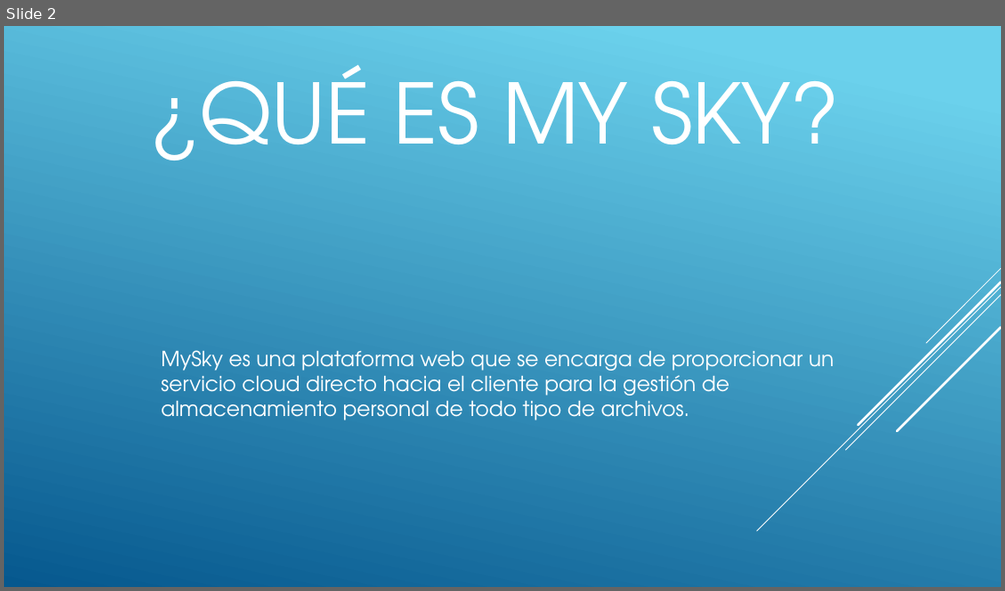
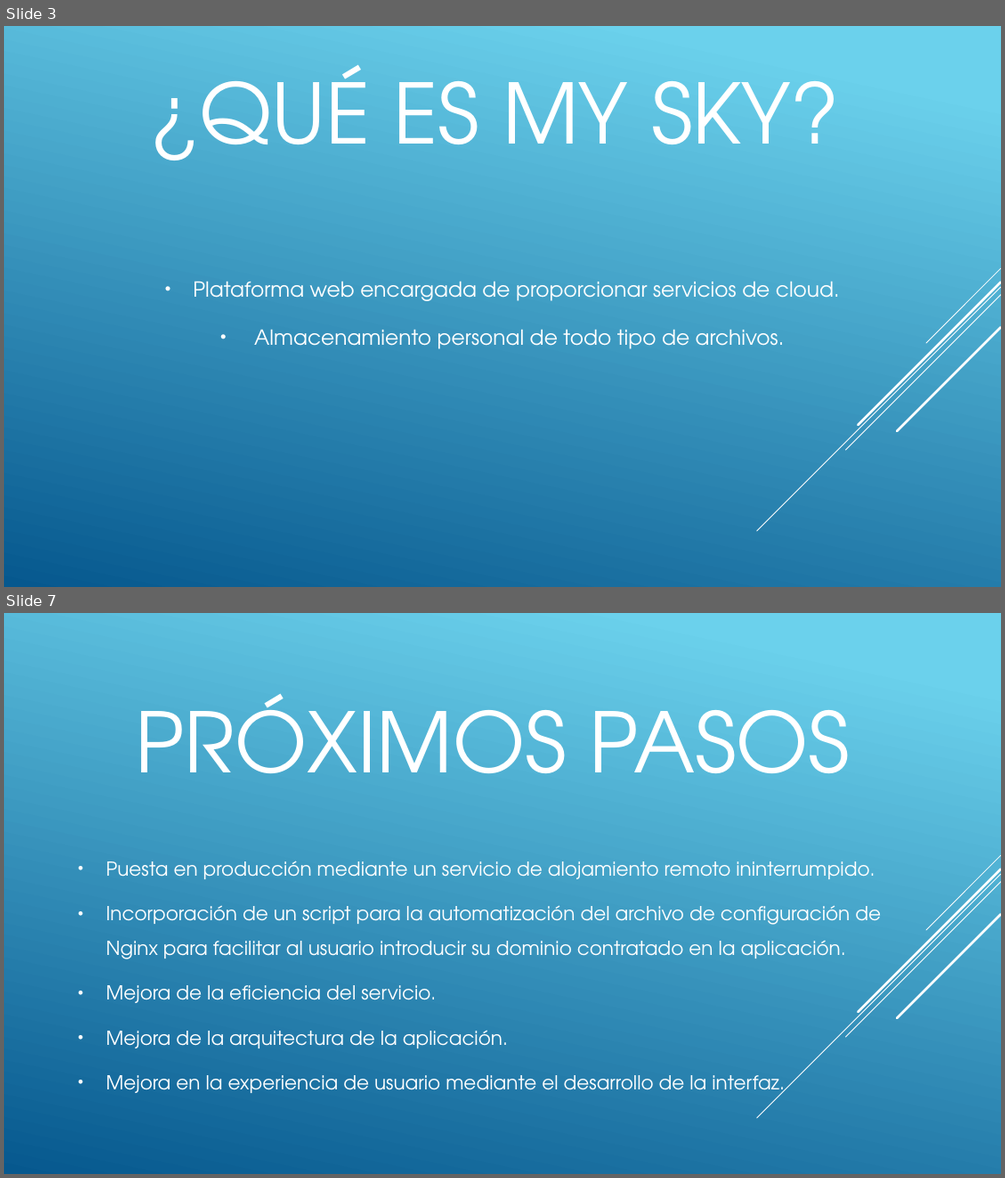
Before and after one commit to JvRdgz/Home-cloud-lite, a slide deck: doc/Presentación/Defensa.pptx. Shown one above the other, each under a label of ours: slide 2 before the commit, slides 3 and 7 after it; the slides between them are not shown. The pictures are 1005x591 and 1005x1178 pixels, drawn with LibreOffice and Linux fonts; fonts in the diff are those of the drawing. Boxes give left, top, right and bottom in pixels: in the first picture for what was removed or moved away, otherwise in the second. Text is boxed around its words. In the diff, an @@ line names an element or a change of style, - is before the commit and + after.

```diff
--- a/doc/Presentación/Defensa.pptx
+++ b/doc/Presentación/Defensa.pptx
@@ slide 7 added at (4,613,1001,1174), background gradient #6ED2EB to #06588E; not listed: 5 template elements that a slide beside it also shows @@
@@ title added at (135,693,850,773), 80 pt, text #FFFFFF @@
+PRÓXIMOS PASOS
@@ text added at (106,860,881,1098), 18.5 pt, text #FFFFFF @@
+• Puesta en producción mediante un servicio de alojamiento remoto ininterrumpido.
+• Incorporación de un script para la automatización del archivo de configuración de Nginx para facilitar al usuario introducir su dominio contratado en la aplicación.
+• Mejora de la eficiencia del servicio.
+• Mejora de la arquitectura de la aplicación.
+• Mejora en la experiencia de usuario mediante el desarrollo de la interfaz.
@@ what was slide 2 is now slide 3 @@
@@ slide 3 changed as well @@
@@ text at (193,281,840,349): text changed @@
-MySky es una plataforma web que se encarga de proporcionar un servicio cloud directo hacia el cliente para la gestión de almacenamiento personal de todo tipo de archivos.
+• Plataforma web encargada de proporcionar servicios de cloud.
+• Almacenamiento personal de todo tipo de archivos.
```
Also in this commit, not shown: 1 other slide changed, 5 other slides added, 2 slides removed.
